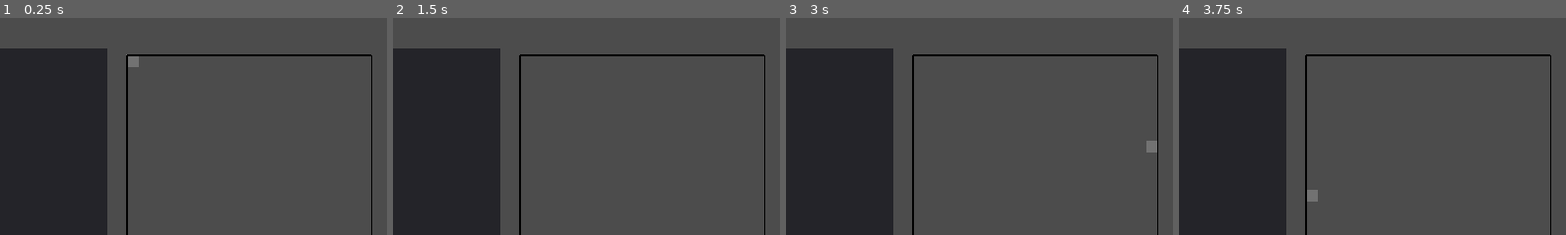
Above: before the commit, frames 1-4 (left to right).
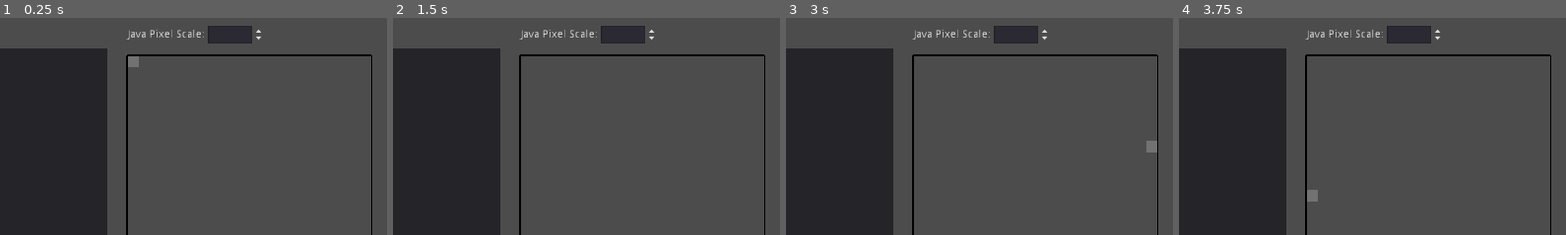
Above: after the commit, the same moments.

Repository: HelamanWarrior/Java-Pixel-Art-to-Color-Rectangles-Conversion-Tool
Game: Godot game, scene res://Canvas.tscn
Same seed, same stepped clock (60 frames per second), same inputs: the game is played once before the commit and once after it.
Inputs (mouse positions are % of the whole screen's width and height, from its top left):
- Up to frame 1 (0.25 s): no input
- Up to frame 2 (1.5 s): click "Copy" at 0.5 s; click "Copy" at 1.25 s
- Up to frame 3 (3 s): click "Copy" at 2 s; tap Enter at 2.75 s; move the mouse to (73, 45) at 2.77 s; press the mouse at (73, 45) at 2.78 s
- Up to frame 4 (3.75 s): right-click (73, 45) at 3.05 s; tap Space at 3.5 s; move the mouse to (30, 55) at 3.52 s; release the mouse at (30, 55) at 3.53 s; right-click (30, 55) at 3.6 s
The pictures show only the part of the screen within x 19-69%, y 14-64%; the shares and areas given below are measured in that part.

The runs differ from the first frame. In frame 1, 1.2% of the frame differs, in the area x 32-68%, y 3-12%; in frame 2, 1.2%; in frame 3, 1.2%; in frame 4, 1.2%.

Commit message:
Java custom pixel scaling

Diff:
--- a/Canvas.gd
+++ b/Canvas.gd
@@ -64,7 +64,8 @@
 
 		if Global.generated_code_text.find(line) == -1:
 			Global.generated_code_text.append(line)
-		generated_code.text = str(optimize_the_code()).replace("[", "").replace("]", "").replace(";, ", ";\n")
+
+		update_the_code()
 
 	if Input.is_action_pressed("right_click") and is_instance_valid(pixel_hover):
 		var line = get_drawing_rectangle_code(pixel_hover.canvas_rel_pos)
@@ -76,11 +77,12 @@
 		Global.pixel_array[Global.canvas_rel_mouse_pos.x + (Global.canvas_rel_mouse_pos.y * Global.local_canvas_size.x)] = 0
 		Global.pixel_instance_array[Global.canvas_rel_mouse_pos.x + (Global.canvas_rel_mouse_pos.y * Global.local_canvas_size.x)] = null
 
-		generated_code.text = str(optimize_the_code()).replace("[", "").replace("]", "").replace(";, ", ";\n")
-
-		print(optimize_the_code())
+		update_the_code()
 
 	mouse_position_label.text = str(Global.canvas_rel_mouse_pos)
+
+func update_the_code():
+	generated_code.text = str(optimize_the_code()).replace("[", "").replace("]", "").replace(";, ", ";\n")
 
 func optimize_the_code():
 	#Get pixel positions
@@ -123,7 +125,6 @@
 
 			empty_pixel = true
 		i += 1
-	print(rect_end_locations)
 
 	#Generate output code for rectangles
 	var code = []
@@ -145,5 +146,10 @@
 func _on_CopyCode_pressed():
 	OS.set_clipboard(generated_code.text)
 
+func _on_JavaPixelScale_value_changed(value):
+	Global.java_pixel_scale = Vector2(value, value)
+	print(value)
+	update_the_code()
+
 func _exit_tree():
 	Global.canvas = null
--- a/Canvas.tscn
+++ b/Canvas.tscn
@@ -89,6 +89,34 @@
 "_edit_use_anchors_": false
 }
 
+[node name="JavaPixelScale" type="HBoxContainer" parent="CanvasLayer/Control"]
+anchor_left = 0.5
+anchor_right = 0.5
+margin_left = -150.0
+margin_top = 98.0
+margin_right = 28.0
+margin_bottom = 122.0
+__meta__ = {
+"_edit_use_anchors_": false
+}
+
+[node name="Label" type="Label" parent="CanvasLayer/Control/JavaPixelScale"]
+margin_top = 5.0
+margin_right = 100.0
+margin_bottom = 19.0
+text = "Java Pixel Scale:"
+__meta__ = {
+"_edit_use_anchors_": false
+}
+
+[node name="SpinBox" type="SpinBox" parent="CanvasLayer/Control/JavaPixelScale"]
+margin_left = 104.0
+margin_right = 178.0
+margin_bottom = 24.0
+min_value = 1.0
+max_value = 64.0
+value = 16.0
+
 [node name="RichTextLabel" type="RichTextLabel" parent="."]
 margin_left = 704.0
 margin_top = 128.0
@@ -100,3 +128,4 @@
 
 [connection signal="color_changed" from="CanvasLayer/Control/ColorPickerButton" to="." method="_on_ColorPickerButton_color_changed"]
 [connection signal="pressed" from="CanvasLayer/Control/CopyCode" to="." method="_on_CopyCode_pressed"]
+[connection signal="value_changed" from="CanvasLayer/Control/JavaPixelScale/SpinBox" to="." method="_on_JavaPixelScale_value_changed"]
